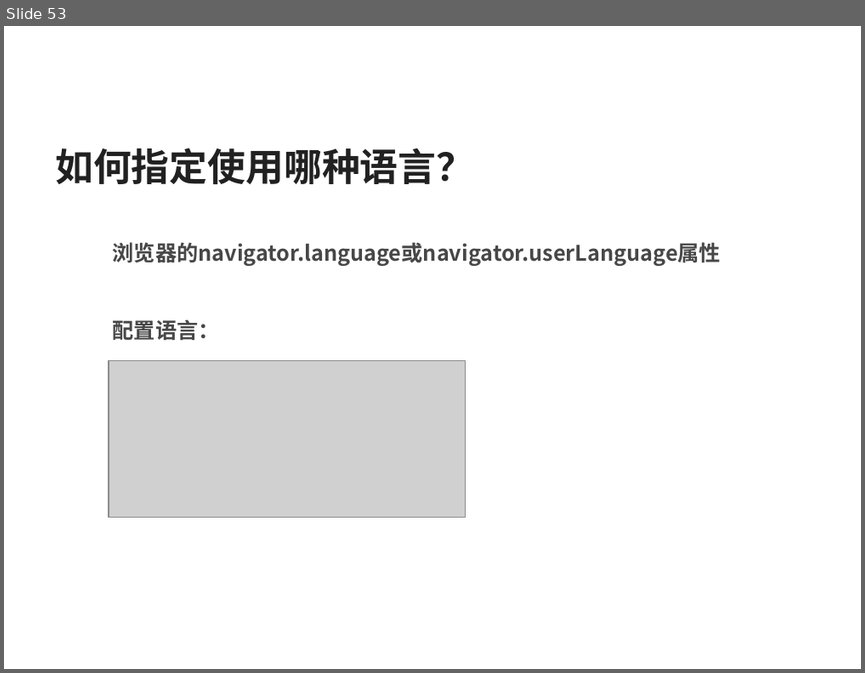
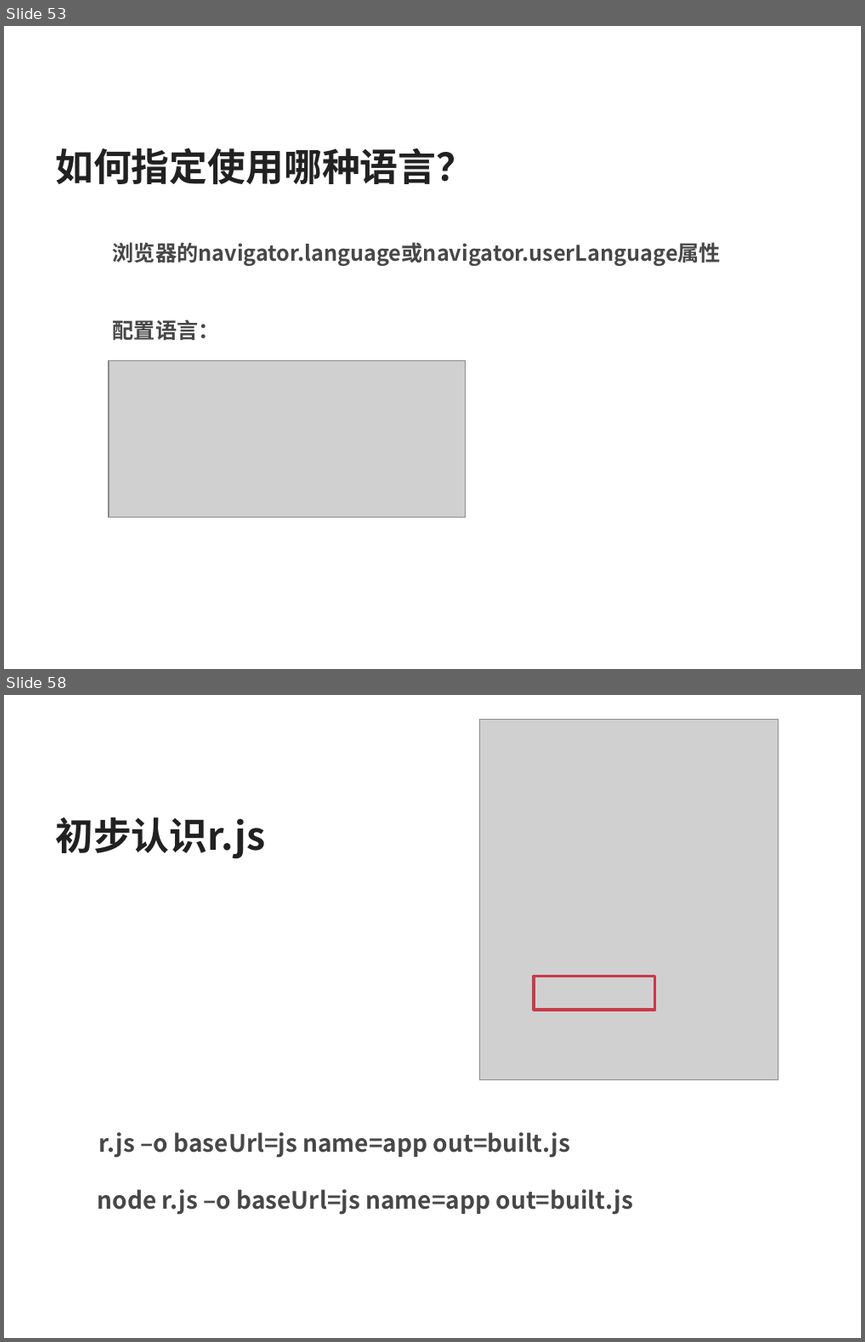
Before and after one commit to silvajs/lecturer, a slide deck: requirejs/doc/requirejs.pptx. Shown one above the other, each under a label of ours: slide 53 before the commit, slides 53 and 58 after it; the slides between them are not shown. The pictures are 865x673 and 865x1342 pixels, drawn with LibreOffice and Linux fonts; fonts in the diff are those of the drawing; grey boxes stand for pictures. Boxes give left, top, right and bottom in pixels: in the first picture for what was removed or moved away, otherwise in the second. Text is boxed around its words. In the diff, an @@ line names an element or a change of style, - is before the commit and + after.

```diff
--- a/requirejs/doc/requirejs.pptx
+++ b/requirejs/doc/requirejs.pptx
@@ slide 58 added at bbox=[4, 695, 861, 1338], background #FFFFFF @@
@@ picture added at bbox=[479, 720, 778, 1081] @@
@@ text added at bbox=[55, 817, 265, 859], 32 pt, text #212121, bold @@
+初步认识r.js
@@ rectangle added at bbox=[534, 976, 655, 1009], outline #C9394A 2.25 pt @@
@@ text added at bbox=[99, 1132, 570, 1157], 20 pt, text #474747, bold @@
+  r.js –o baseUrl=js name=app out=built.js
@@ text added at bbox=[98, 1189, 633, 1214], 20 pt, text #474747, bold @@
+  node r.js –o baseUrl=js name=app out=built.js
```
Also in this commit, not shown: 6 other slides added, 7 other files.
